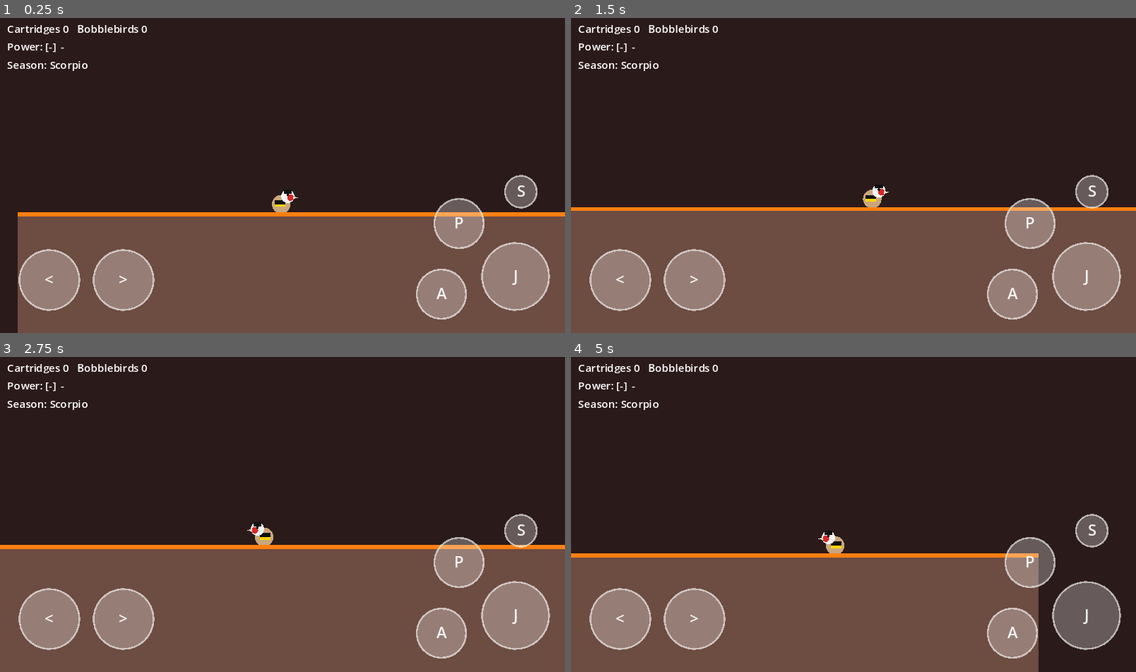
Above: before the commit, frames 1-4 (two rows, left to right).
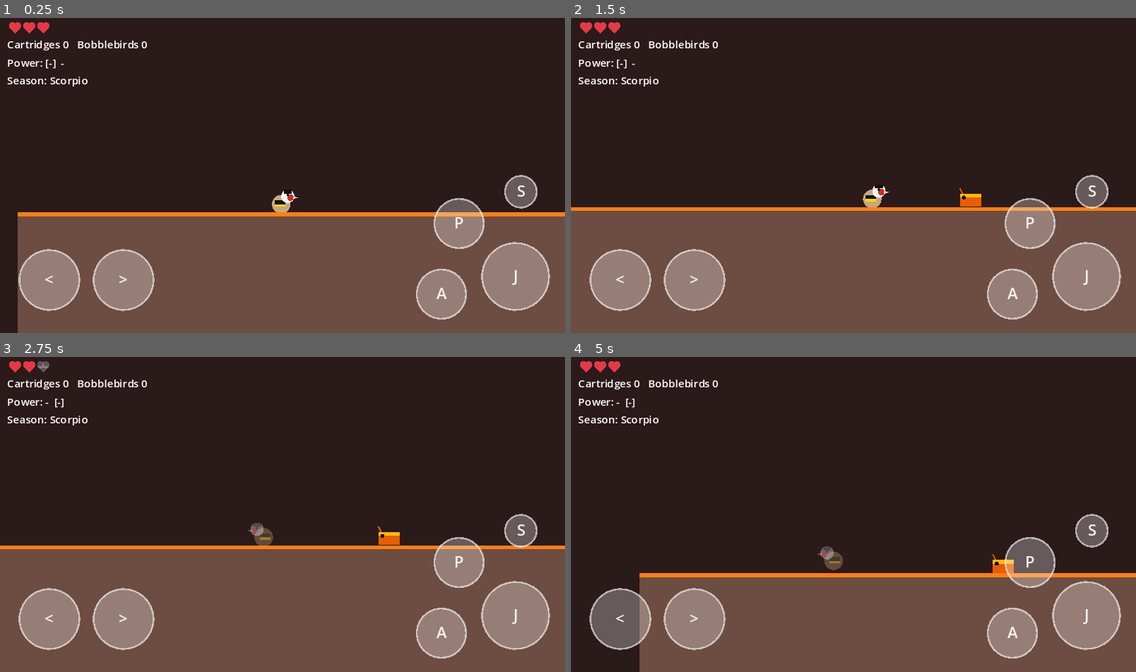
Above: after the commit, the same moments.

Repository: nikatapi/Phoebus-game
Game: Godot game, scene res://scenes/levels/test_level.tscn
Two runs of this game, one before a commit and one after it. Both use one fixed random seed, a clock stepped at 60 frames per second and the inputs below.
Inputs:
- Up to frame 1 (0.25 s): no input
- Up to frame 2 (1.5 s): hold D (move_right) from 0.53 s (still down); tap X (attack) at 0.6 s; tap Space (jump) at 0.77 s; tap C (power) at 0.8, 1.35 s
- Up to frame 3 (2.75 s): tap Space (jump) at 1.52 s; tap V (swap_power) at 1.55, 2.1 s; release D (move_right) at 2.03 s; hold A (move_left) from 2.03 s (still down); tap X (attack) at 2.3 s
- Up to frame 4 (5 s): release A (move_left) at 2.78 s; hold D (move_right) 2.78-4.28 s; tap X (attack) at 2.85, 4.55 s; tap Space (jump) at 3.02, 3.77, 4.52 s; tap C (power) at 3.05, 3.6 s; tap V (swap_power) at 3.8, 4.35 s; hold A (move_left) from 4.28 s (still down)

The runs differ from the first frame. In frame 1, 1.1% of the frame differs, in the area x 1-26%, y 1-22%; in frame 2, 1.3%; in frame 3, 1.7%; in frame 4, 16%, in the area x 0-100%, y 1-100%.

Commit message:
Hearts, checkpoints, peck/stomp combat and first two enemies
Feebus has 3 hearts with knockback and i-frames; checkpoint perches set
respawn and refill hearts; pits cost a heart. Peck attack, stomp bounce
(refreshes flutter), Ram Dash damages enemies. Ember Slug walker and
Kiln Crab shooter with telegraphed embers, placed in the test level.

Co-Authored-By: Claude Opus 5.5 <noreply@anthropic.com>
Claude-Session: https://claude.ai/code/session_013pZUhqbYVt29v3BNPwY7vB

Diff:
--- /dev/null
+++ b/scripts/enemies/enemy.gd
@@ -0,0 +1,105 @@
+class_name Enemy
+extends CharacterBody2D
+## Base enemy: hit points, contact damage, stomp detection, hit flash,
+## stun (for Leo's Roar later). Subclasses implement _behave(delta).
+##
+## Physics layers: enemies sit on layer 3 (value 4) and collide only with
+## the world, so Feebus passes through them; contact is detected by an
+## Area2D hurtbox that watches the player layer.
+
+const GRAVITY := 950.0
+const MAX_FALL := 330.0
+const STOMP_MARGIN := 6.0 # how far above our top the player's feet may be
+
+@export var max_hp := 1
+@export var contact_damage := 1
+var body_size := Vector2(16, 12)
+
+var hp := 1
+var facing := -1
+var _flash := 0.0
+var _stun := 0.0
+var _dead := false
+var _hurtbox: Area2D
+
+func _ready() -> void:
+	hp = max_hp
+	add_to_group("enemy")
+	collision_layer = 4
+	collision_mask = 1
+	var shape := CollisionShape2D.new()
+	var rect := RectangleShape2D.new()
+	rect.size = body_size
+	shape.shape = rect
+	shape.position = Vector2(0, -body_size.y / 2.0)
+	add_child(shape)
+
+	_hurtbox = Area2D.new()
+	_hurtbox.collision_layer = 0
+	_hurtbox.collision_mask = 2
+	var hshape := CollisionShape2D.new()
+	var hrect := RectangleShape2D.new()
+	hrect.size = body_size + Vector2(2, 2)
+	hshape.shape = hrect
+	hshape.position = shape.position
+	_hurtbox.add_child(hshape)
+	add_child(_hurtbox)
+
+func _physics_process(delta: float) -> void:
+	if _dead:
+		return
+	if _flash > 0.0:
+		_flash -= delta
+		if _flash <= 0.0:
+			modulate = Color.WHITE
+	if _stun > 0.0:
+		_stun -= delta
+		velocity.x = 0.0
+		_apply_gravity(delta)
+		move_and_slide()
+	else:
+		_behave(delta)
+	_check_contact()
+
+func _behave(delta: float) -> void:
+	_apply_gravity(delta)
+	move_and_slide()
+
+func _apply_gravity(delta: float) -> void:
+	velocity.y = minf(velocity.y + GRAVITY * delta, MAX_FALL)
+
+func _check_contact() -> void:
+	for body in _hurtbox.get_overlapping_bodies():
+		if not body is Player:
+			continue
+		var p := body as Player
+		if p.is_dashing():
+			hurt(1, p.global_position)
+		elif p.velocity.y > 0.0 and p.global_position.y <= global_position.y - body_size.y + STOMP_MARGIN:
+			p.stomp_bounce()
+			hurt(1, p.global_position)
+		else:
+			p.take_damage(contact_damage, global_position)
+
+func hurt(amount: int, _from: Vector2) -> void:
+	if _dead:
+		return
+	hp -= amount
+	_flash = 0.1
+	modulate = Color(3, 3, 3)
+	if hp <= 0:
+		_die()
+
+func stun(seconds: float) -> void:
+	_stun = maxf(_stun, seconds)
+
+func _die() -> void:
+	_dead = true
+	collision_layer = 0
+	_hurtbox.set_deferred("monitoring", false)
+	var tw := create_tween()
+	tw.tween_property(self, "scale", Vector2(1.4, 0.2), 0.12)
+	tw.tween_callback(queue_free)
+
+func _player() -> Player:
+	return get_tree().get_first_node_in_group("player") as Player
--- /dev/null
+++ b/scripts/enemies/projectile.gd
@@ -0,0 +1,37 @@
+class_name Projectile
+extends Area2D
+## Enemy ember. Hurts Feebus, dies on walls, can be pecked out of the air.
+## Layer 4 (value 8) so the player's peck query can find it.
+
+const LIFETIME := 3.0
+
+var velocity := Vector2.ZERO
+var _age := 0.0
+
+func _ready() -> void:
+	collision_layer = 8
+	collision_mask = 1 | 2
+	var shape := CollisionShape2D.new()
+	var c := CircleShape2D.new()
+	c.radius = 3.5
+	shape.shape = c
+	add_child(shape)
+	body_entered.connect(_on_body_entered)
+
+func _physics_process(delta: float) -> void:
+	position += velocity * delta
+	_age += delta
+	if _age > LIFETIME:
+		queue_free()
+
+func _on_body_entered(body: Node) -> void:
+	if body is Player:
+		(body as Player).take_damage(1, global_position)
+	queue_free()
+
+func hurt(_amount: int, _from: Vector2) -> void:
+	queue_free()
+
+func _draw() -> void:
+	draw_circle(Vector2.ZERO, 4.0, Color("ff9f1c"))
+	draw_circle(Vector2.ZERO, 2.0, Color("fff3b0"))
--- /dev/null
+++ b/scripts/enemies/shooter.gd
@@ -0,0 +1,53 @@
+class_name Shooter
+extends Enemy
+## "Kiln Crab": stationary. Faces Feebus when he is in range, flashes as a
+## warning, then fires a slow ember. Two hits, or one stomp plus one peck.
+
+const RANGE := 230.0
+const FIRE_INTERVAL := 2.2
+const TELEGRAPH := 0.45
+const SHOT_SPEED := 110.0
+
+var _timer := 1.0
+
+func _init() -> void:
+	max_hp = 2
+	body_size = Vector2(18, 12)
+
+func _behave(delta: float) -> void:
+	_apply_gravity(delta)
+	velocity.x = 0.0
+	move_and_slide()
+	var p := _player()
+	if p == null:
+		return
+	var to_p := p.global_position - global_position
+	if absf(to_p.x) > RANGE or absf(to_p.y) > 80.0:
+		_timer = minf(_timer + delta, FIRE_INTERVAL) # rearm slowly while idle
+		return
+	var new_facing := 1 if to_p.x > 0.0 else -1
+	if new_facing != facing:
+		facing = new_facing
+		queue_redraw()
+	_timer -= delta
+	if _timer <= TELEGRAPH:
+		queue_redraw()
+	if _timer <= 0.0:
+		_fire()
+		_timer = FIRE_INTERVAL
+
+func _fire() -> void:
+	var shot := Projectile.new()
+	shot.velocity = Vector2(facing * SHOT_SPEED, 0.0)
+	shot.position = global_position + Vector2(facing * 12, -7)
+	get_parent().add_child(shot)
+	queue_redraw()
+
+func _draw() -> void:
+	var f := float(facing)
+	var warn := _timer <= TELEGRAPH
+	draw_rect(Rect2(-9, -12, 18, 12), Color("9d0208"))
+	draw_rect(Rect2(-9, -12, 18, 3), Color("ffba08") if warn else Color("6a040f"))
+	draw_circle(Vector2(10 * f, -7), 4.0 if warn else 3.0, Color("ffba08") if warn else Color("dc2f02")) # claw / cannon
+	draw_circle(Vector2(-3, -9), 1.3, Color.WHITE)
+	draw_circle(Vector2(3, -9), 1.3, Color.WHITE)
--- /dev/null
+++ b/scripts/enemies/walker.gd
@@ -0,0 +1,29 @@
+class_name Walker
+extends Enemy
+## "Ember Slug": patrols, turns at walls and ledges. One hit to kill.
+
+const SPEED := 35.0
+
+func _init() -> void:
+	max_hp = 1
+	body_size = Vector2(16, 10)
+
+func _behave(delta: float) -> void:
+	if is_on_floor() and (is_on_wall() or not _ground_ahead()):
+		facing = -facing
+		queue_redraw()
+	velocity.x = facing * SPEED
+	_apply_gravity(delta)
+	move_and_slide()
+
+func _ground_ahead() -> bool:
+	var from := global_position + Vector2(facing * (body_size.x / 2.0 + 2.0), -2.0)
+	var q := PhysicsRayQueryParameters2D.create(from, from + Vector2(0, 10), 1)
+	return not get_world_2d().direct_space_state.intersect_ray(q).is_empty()
+
+func _draw() -> void:
+	var f := float(facing)
+	draw_rect(Rect2(-8, -10, 16, 10), Color("e85d04"))
+	draw_rect(Rect2(-8, -10, 16, 3), Color("ffba08"))  # glowing back
+	draw_circle(Vector2(5 * f, -7), 1.5, Color.BLACK)
+	draw_line(Vector2(6 * f, -10), Vector2(8 * f, -14), Color("e85d04"), 1.0) # eye stalk
--- a/scripts/levels/data_level.gd
+++ b/scripts/levels/data_level.gd
@@ -24,6 +24,19 @@
 	["figure", "bb_kiln_crab", Vector2(1700, -40)],
 ]
 
+## Enemies: [type, position on the ground]. Types: "walker", "shooter".
+@export var enemies: Array = [
+	["walker", Vector2(250, 0)],
+	["walker", Vector2(650, 0)],
+	["shooter", Vector2(1020, 0)],
+	["walker", Vector2(1250, 0)],
+	["shooter", Vector2(1780, 0)],
+	["walker", Vector2(1600, 0)],
+]
+
+## Checkpoint perches: ground positions.
+@export var checkpoints: Array[Vector2] = [Vector2(520, 0), Vector2(1480, 0)]
+
 ## Breakable walls: top-left positions.
 @export var cracked_walls: Array[Vector2] = [Vector2(1100, -48)]
 
@@ -37,6 +50,18 @@
 		var wall := CrackedWall.new()
 		wall.position = w
 		add_child(wall)
+	for cp_pos in checkpoints:
+		var cp := Checkpoint.new()
+		cp.position = cp_pos
+		add_child(cp)
+	for e in enemies:
+		var enemy: Enemy
+		if e[0] == "walker":
+			enemy = Walker.new()
+		else:
+			enemy = Shooter.new()
+		enemy.position = e[1]
+		add_child(enemy)
 	for p in pickups:
 		var c := Collectible.new()
 		c.kind = p[0]
--- /dev/null
+++ b/scripts/objects/checkpoint.gd
@@ -0,0 +1,38 @@
+class_name Checkpoint
+extends Area2D
+## Perch flag. Touching it sets the respawn point and refills hearts.
+
+var lit := false
+
+func _ready() -> void:
+	collision_layer = 0
+	collision_mask = 2
+	var shape := CollisionShape2D.new()
+	var rect := RectangleShape2D.new()
+	rect.size = Vector2(16, 32)
+	shape.shape = rect
+	shape.position = Vector2(0, -16)
+	add_child(shape)
+	body_entered.connect(_on_body_entered)
+
+func _on_body_entered(body: Node) -> void:
+	if body is Player:
+		var p := body as Player
+		p.spawn_point = global_position + Vector2(0, -2)
+		p.heal_full()
+		if not lit:
+			lit = true
+			for cp in get_tree().get_nodes_in_group("checkpoint"):
+				if cp != self:
+					cp.set("lit", false)
+					cp.queue_redraw()
+			queue_redraw()
+
+func _enter_tree() -> void:
+	add_to_group("checkpoint")
+
+func _draw() -> void:
+	draw_line(Vector2(0, 0), Vector2(0, -30), Color("8d6e63"), 2.0)   # perch post
+	draw_line(Vector2(-6, -24), Vector2(6, -24), Color("8d6e63"), 2.0) # crossbar
+	var col := Color("ffd60a") if lit else Color("6c757d")
+	draw_colored_polygon(PackedVector2Array([Vector2(1, -30), Vector2(12, -26), Vector2(1, -22)]), col)
--- a/scripts/player/player.gd
+++ b/scripts/player/player.gd
@@ -22,6 +22,24 @@
 
 const KILL_Y := 600.0
 
+const MAX_HEARTS := 3
+const INVULN_TIME := 1.0
+const HURT_LOCK := 0.25
+const KNOCKBACK := Vector2(170, -190)
+const STOMP_BOUNCE := -260.0
+
+const PECK_TIME := 0.12
+const PECK_COOLDOWN := 0.28
+const PECK_RANGE := Vector2(22, 14)
+
+## Physics layers: 1 world, 2 player, 3 enemies, 4 enemy projectiles.
+const MASK_WORLD := 1
+const MASK_ENEMY := 4
+const MASK_ENEMY_SHOT := 8
+
+signal health_changed(hearts: int, max_hearts: int)
+signal died
+
 var spawn_point := Vector2.ZERO
 var facing := 1
 var max_flutters := 1
@@ -33,21 +51,51 @@
 var _dash_time := 0.0
 var _dash_cooldown := 0.0
 
+var hearts := MAX_HEARTS
+var _invuln := 0.0
+var _hurt_lock := 0.0
+var _peck_time := 0.0
+var _peck_cooldown := 0.0
+
 func _ready() -> void:
 	spawn_point = global_position
+	collision_layer = 2
+	collision_mask = MASK_WORLD
+
+func _process(delta: float) -> void:
+	if _invuln > 0.0:
+		_invuln -= delta
+		modulate.a = 0.35 if fmod(_invuln, 0.12) < 0.06 else 1.0
+	else:
+		modulate.a = 1.0
 
 func _physics_process(delta: float) -> void:
 	_dash_cooldown = maxf(_dash_cooldown - delta, 0.0)
-
-	if Input.is_action_just_pressed("swap_power"):
-		GameState.swap_active()
-	if Input.is_action_just_pressed("power"):
-		_use_power()
+	_peck_cooldown = maxf(_peck_cooldown - delta, 0.0)
+	_hurt_lock = maxf(_hurt_lock - delta, 0.0)
+	if _peck_time > 0.0:
+		_peck_time -= delta
+		if _peck_time <= 0.0:
+			queue_redraw()
+
+	if _hurt_lock <= 0.0:
+		if Input.is_action_just_pressed("swap_power"):
+			GameState.swap_active()
+		if Input.is_action_just_pressed("power"):
+			_use_power()
+		if Input.is_action_just_pressed("attack"):
+			_peck()
 
 	if _dash_time > 0.0:
 		_dash_time -= delta
 		velocity = Vector2(facing * DASH_SPEED, 0.0)
 		move_and_slide()
+		_hit_in_front(Vector2(facing * 14, -8), Vector2(20, 16), MASK_ENEMY | MASK_ENEMY_SHOT, 1)
+		return
+
+	if _hurt_lock > 0.0:
+		velocity.y = minf(velocity.y + GRAVITY * delta, MAX_FALL)
+		move_and_slide()
 		return
 
 	_horizontal(delta)
@@ -55,7 +103,7 @@
 	move_and_slide()
 
 	if global_position.y > KILL_Y:
-		respawn()
+		_fell_in_pit()
 
 func _horizontal(delta: float) -> void:
 	var dir := Input.get_axis("move_left", "move_right")
@@ -114,22 +162,93 @@
 			pass # Other signs are implemented as their worlds are built.
 
 func _break_walls_ahead() -> void:
-	var space := get_world_2d().direct_space_state
+	for body in _query(Vector2(facing * 24, -8), Vector2(40, 16), MASK_WORLD, false):
+		if body.has_method("smash"):
+			body.call("smash")
+
+# --- Combat -----------------------------------------------------------------
+
+func _peck() -> void:
+	if _peck_cooldown > 0.0:
+		return
+	_peck_cooldown = PECK_COOLDOWN
+	_peck_time = PECK_TIME
+	queue_redraw()
+	_hit_in_front(Vector2(facing * (6 + PECK_RANGE.x / 2.0), -10), PECK_RANGE,
+		MASK_ENEMY | MASK_ENEMY_SHOT, 1)
+
+func _hit_in_front(offset: Vector2, size: Vector2, mask: int, damage: int) -> void:
+	for target in _query(offset, size, mask, true):
+		if target.has_method("hurt"):
+			target.call("hurt", damage, global_position)
+
+func _query(offset: Vector2, size: Vector2, mask: int, areas: bool) -> Array[Object]:
 	var query := PhysicsShapeQueryParameters2D.new()
 	var shape := RectangleShape2D.new()
-	shape.size = Vector2(40, 16)
+	shape.size = size
 	query.shape = shape
-	query.transform = Transform2D(0.0, global_position + Vector2(facing * 24, -8))
+	query.transform = Transform2D(0.0, global_position + offset)
+	query.collision_mask = mask
 	query.collide_with_bodies = true
-	for hit in space.intersect_shape(query, 8):
-		var body: Object = hit["collider"]
-		if body.has_method("smash"):
-			body.smash()
-
-func respawn() -> void:
+	query.collide_with_areas = areas
+	var out: Array[Object] = []
+	for hit in get_world_2d().direct_space_state.intersect_shape(query, 16):
+		var c: Object = hit["collider"]
+		if c != null and c not in out:
+			out.append(c)
+	return out
+
+func is_dashing() -> bool:
+	return _dash_time > 0.0
+
+## Called by enemies on contact. Returns true if the hit landed.
+func take_damage(amount: int, from: Vector2) -> bool:
+	if _invuln > 0.0 or is_dashing() or hearts <= 0:
+		return false
+	hearts = maxi(hearts - amount, 0)
+	health_changed.emit(hearts, MAX_HEARTS)
+	if hearts == 0:
+		_die()
+		return true
+	_invuln = INVULN_TIME
+	_hurt_lock = HURT_LOCK
+	var away := 1.0 if global_position.x >= from.x else -1.0
+	velocity = Vector2(away * KNOCKBACK.x, KNOCKBACK.y)
+	return true
+
+## Called by enemies when Feebus lands on them.
+func stomp_bounce() -> void:
+	velocity.y = STOMP_BOUNCE
+	_flutters = max_flutters # reward: stomping refreshes the flutter
+
+func heal_full() -> void:
+	hearts = MAX_HEARTS
+	health_changed.emit(hearts, MAX_HEARTS)
+
+func _fell_in_pit() -> void:
+	# A pit costs one heart and returns you to the last checkpoint.
+	hearts = maxi(hearts - 1, 0)
+	if hearts == 0:
+		_die()
+		return
+	health_changed.emit(hearts, MAX_HEARTS)
+	_reset_to_checkpoint()
+	_invuln = INVULN_TIME
+
+func _die() -> void:
+	died.emit()
+	_reset_to_checkpoint()
+	heal_full()
+	_invuln = INVULN_TIME
+
+func _reset_to_checkpoint() -> void:
 	global_position = spawn_point
 	velocity = Vector2.ZERO
 	_dash_time = 0.0
+	_hurt_lock = 0.0
+
+func respawn() -> void:
+	_reset_to_checkpoint()
 
 # --- Placeholder art: a goldfinch drawn with primitives ---------------------
 
@@ -149,5 +268,9 @@
 	draw_rect(Rect2(1 * f - (6 if f < 0 else 0), -17, 6, 3), black)  # cap
 	draw_circle(Vector2(6 * f, -11), 2.5, red)                       # red face
 	draw_circle(Vector2(4 * f, -13), 1.0, black)                     # eye
-	draw_colored_polygon(PackedVector2Array([                        # beak
-		Vector2(8 * f, -12), Vector2(12 * f, -11), Vector2(8 * f, -10)]), Color("e8d8c0"))
+	var beak_tip := 18.0 if _peck_time > 0.0 else 12.0              # beak lunges on peck
+	draw_colored_polygon(PackedVector2Array([
+		Vector2(8 * f, -12), Vector2(beak_tip * f, -11), Vector2(8 * f, -10)]), Color("e8d8c0"))
+	if _peck_time > 0.0:
+		var start := -1.2 if f > 0 else PI - 1.2
+		draw_arc(Vector2((beak_tip + 4) * f, -11), 5.0, start, start + 2.4, 8, Color(1, 1, 1, 0.8), 1.5)
--- a/scripts/ui/hud.gd
+++ b/scripts/ui/hud.gd
@@ -1,16 +1,26 @@
 extends CanvasLayer
-## Top-left counters plus the active zodiac power and today's season.
+## Top-left: hearts, then counters, active zodiac power and today's season.
 
 var _label: Label
+var _hearts: _Hearts
 
 func _ready() -> void:
 	layer = 5
+	_hearts = _Hearts.new()
+	_hearts.position = Vector2(10, 8)
+	add_child(_hearts)
+
 	_label = Label.new()
-	_label.position = Vector2(8, 6)
+	_label.position = Vector2(8, 24)
 	_label.add_theme_font_size_override("font_size", 12)
 	add_child(_label)
+
 	GameState.collected.connect(func(_k, _i): _refresh())
 	GameState.loadout_changed.connect(_refresh)
+	var player := get_tree().get_first_node_in_group("player") as Player
+	if player:
+		player.health_changed.connect(_hearts.set_hearts)
+		_hearts.set_hearts(player.hearts, Player.MAX_HEARTS)
 	_refresh()
 
 func _refresh() -> void:
@@ -22,3 +32,20 @@
 	_label.text = "Cartridges %d   Bobblebirds %d\nPower: %s\nSeason: %s" % [
 		GameState.cartridges.size(), GameState.figures.size(),
 		"  ".join(slots), Zodiac.display_name(season)]
+
+class _Hearts extends Control:
+	var hearts := 3
+	var max_hearts := 3
+
+	func set_hearts(h: int, m: int) -> void:
+		hearts = h
+		max_hearts = m
+		queue_redraw()
+
+	func _draw() -> void:
+		for i in max_hearts:
+			var c := Color("e63946") if i < hearts else Color(1, 1, 1, 0.25)
+			var o := Vector2(i * 16, 0)
+			draw_circle(o + Vector2(4, 4), 4.0, c)
+			draw_circle(o + Vector2(10, 4), 4.0, c)
+			draw_colored_polygon(PackedVector2Array([o + Vector2(0.5, 6), o + Vector2(13.5, 6), o + Vector2(7, 13)]), c)
Not shown, changed: CLAUDE.md
Not shown, changed: docs/GDD.md
Not shown, changed: docs/ROADMAP.md
